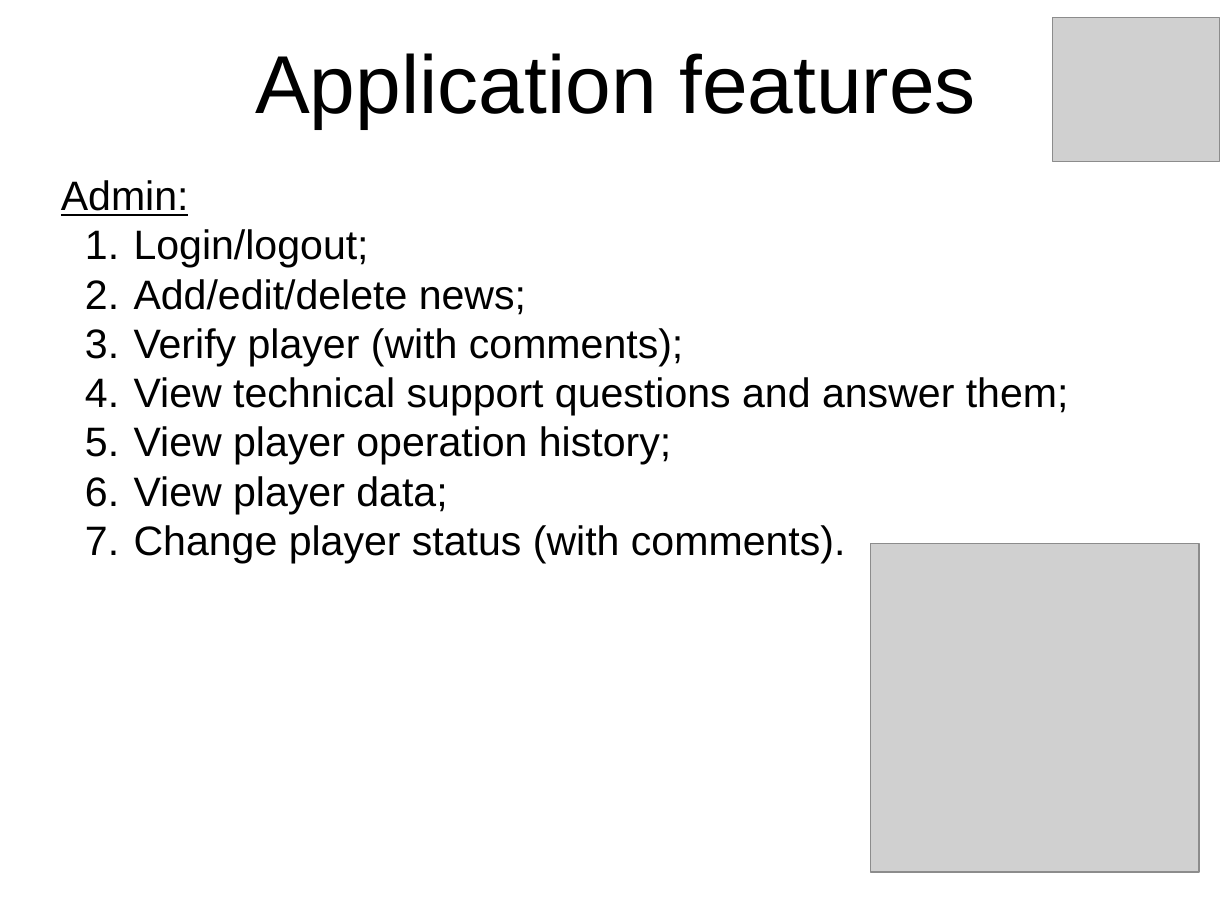
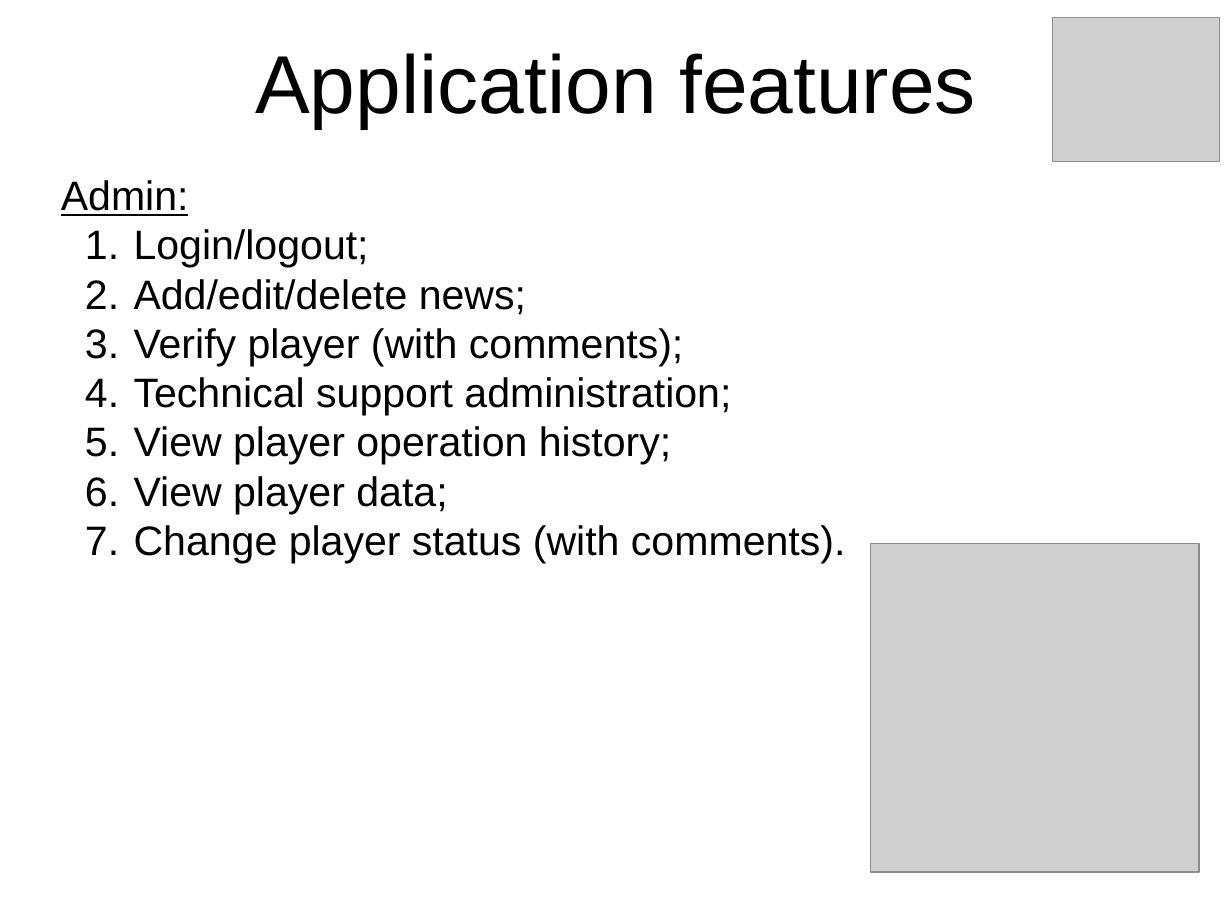
Before and after one commit to jahstreet/JCasino, a slide deck: slide 4 of JCasino presentation.pptx. Drawn at 1232x924 pixels with LibreOffice and Linux fonts; fonts in the diff are those of the drawing; grey boxes stand for pictures; background and template pictures are left out. Boxes give left, top, right and bottom in pixels: in the first picture for what was removed or moved away, otherwise in the second. Text is boxed around its words. In the diff, an @@ line names an element or a change of style, - is before the commit and + after.

```diff
--- a/JCasino presentation.pptx
+++ b/JCasino presentation.pptx
@@ text at (x1=134, y1=377, x2=731, y2=415): text changed @@
-4. View technical support questions and answer them;
+4. Technical support administration;
```
Also in this commit, not shown: 13 other slides changed, 15 other files.
